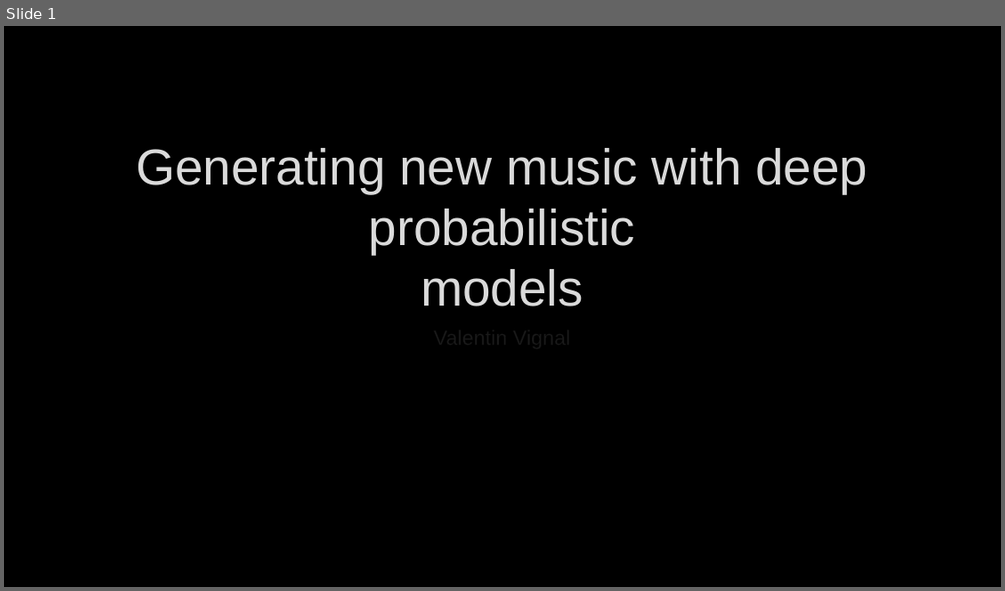
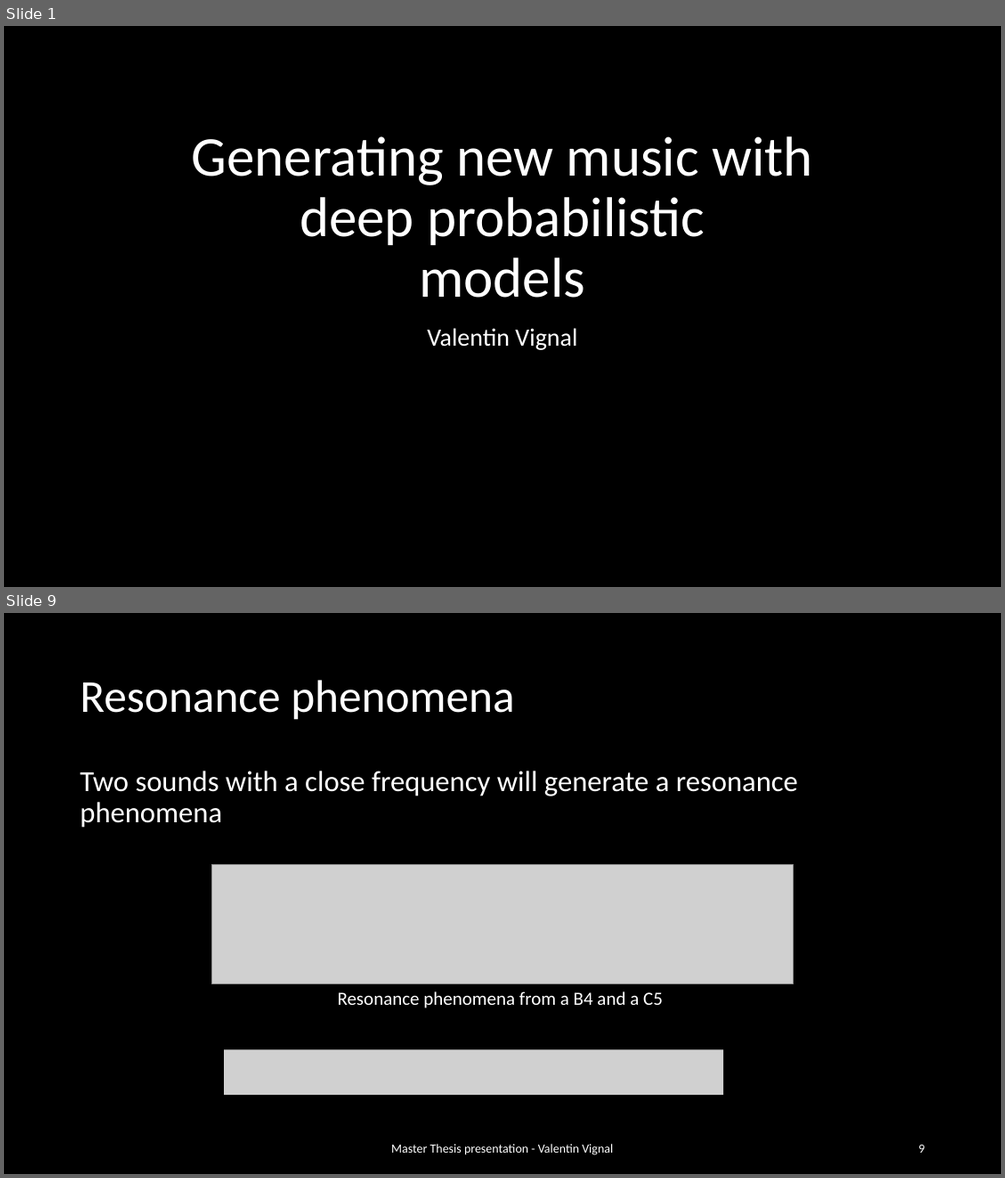
Before and after one commit to ValentinVignal/Dissertation-Report, a slide deck: Presentation/Presentation.pptx. Shown one above the other, each under a label of ours: slide 1 before the commit, slides 1 and 9 after it; the slides between them are not shown. The pictures are 1005x591 and 1005x1178 pixels, drawn with LibreOffice and Linux fonts; fonts in the diff are those of the drawing; grey boxes stand for pictures; background and template pictures are left out. Boxes give left, top, right and bottom in pixels: in the first picture for what was removed or moved away, otherwise in the second. Text is boxed around its words. In the diff, an @@ line names an element or a change of style, - is before the commit and + after.

```diff
--- a/Presentation/Presentation.pptx
+++ b/Presentation/Presentation.pptx
@@ slide 9 added at bbox=[4, 613, 1001, 1174], background #000000 @@
@@ title added at bbox=[80, 680, 514, 720], 44 pt, text #FFFFFF @@
+Resonance phenomena
@@ text added at bbox=[80, 771, 798, 827], 28 pt, text #FFFFFF @@
+Two sounds with a close frequency will generate a resonance phenomena
@@ picture added at bbox=[212, 865, 793, 984] @@
@@ text added at bbox=[338, 991, 663, 1008], 18 pt, text #FFFFFF @@
+Resonance phenomena from a B4 and a C5
@@ picture added at bbox=[224, 1050, 723, 1094] @@
@@ text added at bbox=[391, 1143, 613, 1155], 12 pt, text #FFFFFF @@
+Master Thesis presentation - Valentin Vignal
@@ page number added at bbox=[918, 1144, 924, 1152], 12 pt, text #FFFFFF @@
+9
@@ slide 1 changed as well @@
@@ title "Generating new music with deep ...": place and size @@
-title "Generating new music with deep ..." at bbox=[136, 148, 867, 306]
+title "Generating new music with deep ..." at bbox=[192, 136, 813, 297]
@@ title "Generating new music with deep ..." at bbox=[192, 136, 813, 297]: size 48.6 to 54 pt, font Arial to Calibri, text colour #DADADA to #FFFFFF, letter outline #404040 0.75 pt to none; line spacing 1 to 0.9 @@
@@ subtitle "Valentin Vignal": place and size @@
-subtitle "Valentin Vignal" at bbox=[116, 321, 888, 407]
+subtitle "Valentin Vignal" at bbox=[427, 328, 577, 350]
@@ subtitle "Valentin Vignal" at bbox=[427, 328, 577, 350]: size 20 to 24 pt, font Arial to Calibri, letter outline #404040 0.75 pt to none; line spacing 1 to 0.9 @@
```
Also in this commit, not shown: 29 other slides added, 1 slide removed, 15 other files.
